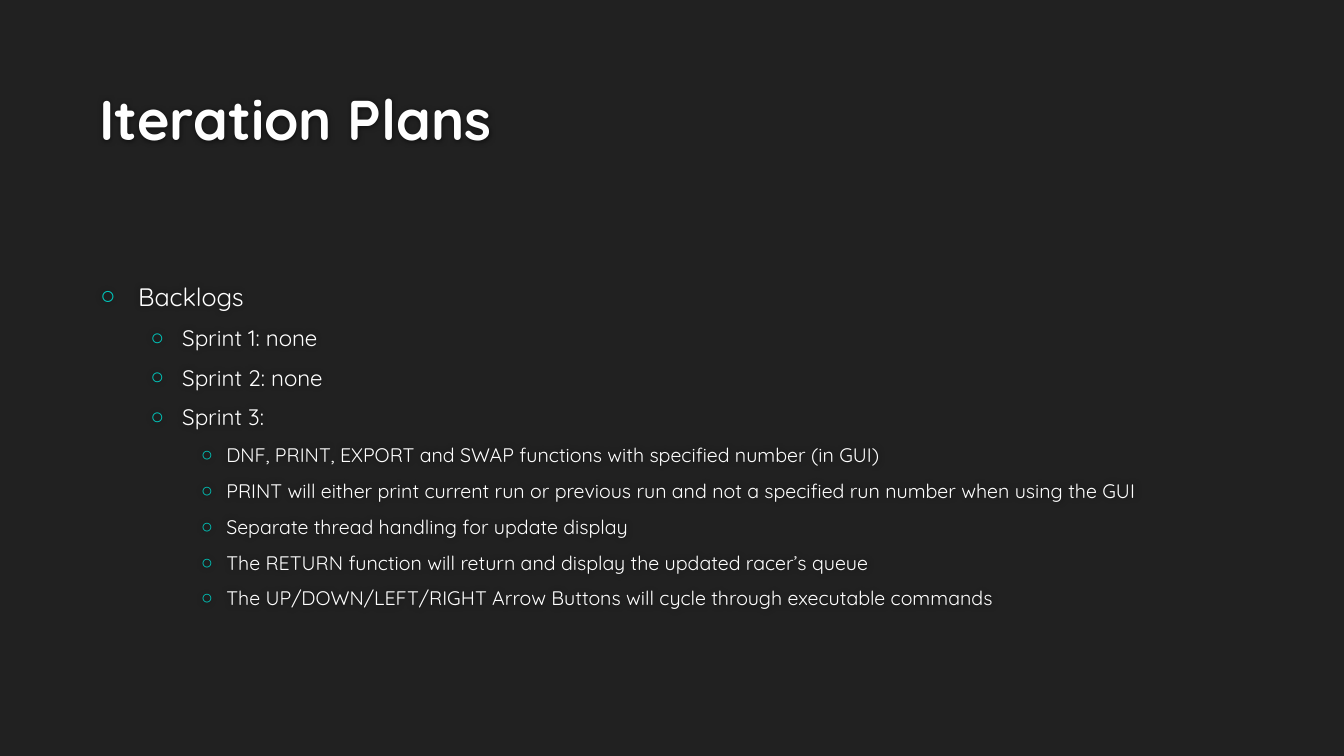
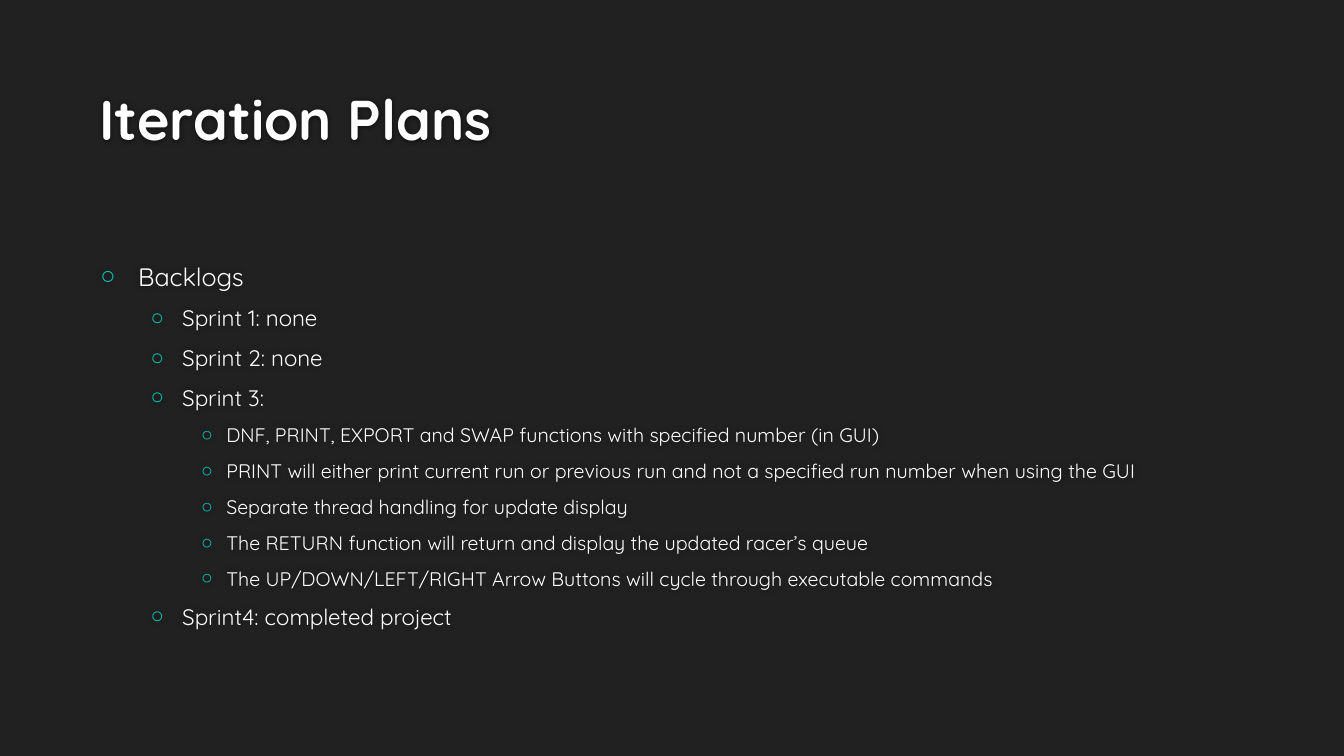
Before and after one commit to Fastwatch/FastWatch361, a slide deck: slide 7 of Artifacts/Presentation/Fastwatch.pptx. Drawn at 1344x756 pixels with LibreOffice and Linux fonts; fonts in the diff are those of the drawing; background and template pictures are left out. Boxes give left, top, right and bottom in pixels: in the first picture for what was removed or moved away, otherwise in the second. Text is boxed around its words. In the diff, an @@ line names an element or a change of style, - is before the commit and + after.

```diff
--- a/Artifacts/Presentation/Fastwatch.pptx
+++ b/Artifacts/Presentation/Fastwatch.pptx
@@ text at [182,608,452,630]: paragraph added @@
+  ○ Sprint4: completed project
```
Also in this commit, not shown: 3 other slides changed, 2 slides added, 3 slides removed, 3 other files.
